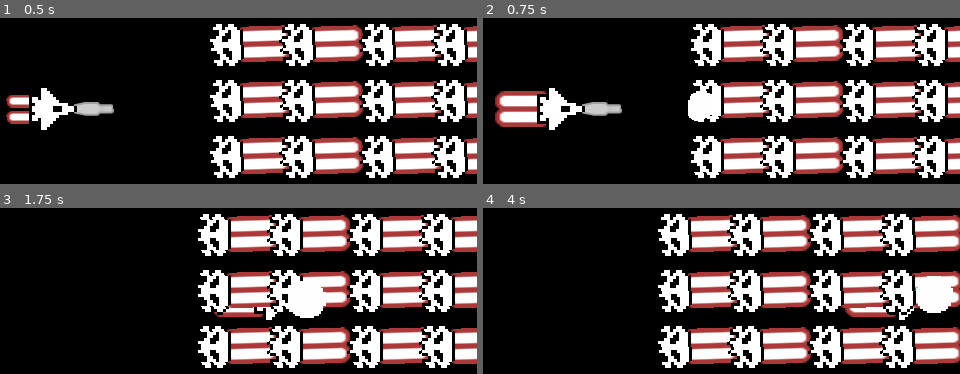
Above: before the commit, frames 1-4 (two rows, left to right).
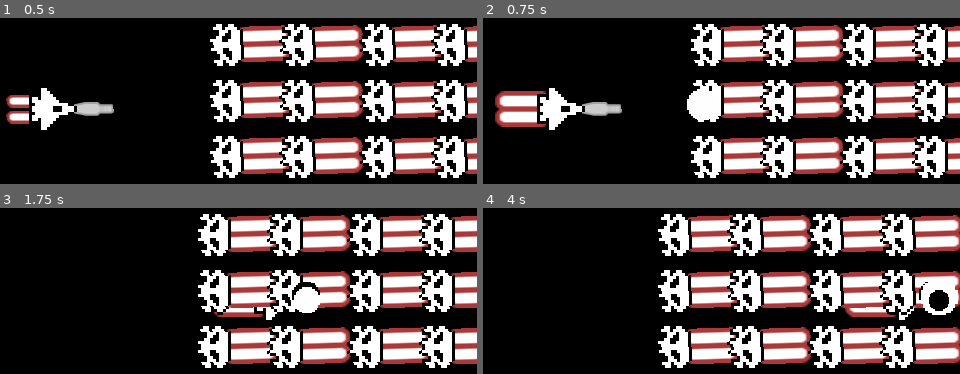
Above: after the commit, the same moments.

Repository: fguillen/FlyingCandies
Game: Godot game, scene res://SpaceShooterScene.tscn
The game is run twice, just before and just after one commit, with the same random seed, the same clock (stepped at 60 frames per second) and the same inputs.
Inputs:
- Up to frame 1 (0.5 s): no input
- Up to frame 2 (0.75 s): tap Enter (ui_accept) at 0.5 s; hold Right (ui_right) from 0.53 s (still down)
- Up to frame 3 (1.75 s): keep holding Right (ui_right); tap Enter (ui_accept) at 0.77, 1.52 s
- Up to frame 4 (4 s): release Right (ui_right) at 2.03 s; hold Left (ui_left) 2.03-2.78 s; hold Right (ui_right) from 2.78 s (still down); tap Enter (ui_accept) at 3.02, 3.77 s

Frame 1 is identical in both runs. In frame 2, 0.1% of the frame differs, in the area x 42-49%, y 42-63%; in frame 3, 0.5%; in frame 4, 0.7%, in the area x 90-100%, y 40-65%.

Commit message:
Particles random sprite

Diff:
--- a/Character/Feedback/FeedbackParticles.tscn
+++ b/Character/Feedback/FeedbackParticles.tscn
@@ -1,9 +1,13 @@
 [gd_scene load_steps=4 format=2]
 
-[ext_resource path="res://Assets/Circle.png" type="Texture" id=1]
+[ext_resource path="res://Assets/CirclesWhiteAndBlack.png" type="Texture" id=1]
 [ext_resource path="res://Character/Feedback/FeedbackParticles.gd" type="Script" id=2]
 
 [sub_resource type="CanvasItemMaterial" id=1]
+particles_animation = true
+particles_anim_h_frames = 2
+particles_anim_v_frames = 1
+particles_anim_loop = false
 
 [node name="FeedbackParticles" type="Node2D"]
 script = ExtResource( 2 )
@@ -13,10 +17,9 @@
 rotation = 0.000824572
 z_index = 10
 emitting = false
-amount = 2
+amount = 3
 lifetime = 0.2
 one_shot = true
-explosiveness = 1.0
 local_coords = false
 texture = ExtResource( 1 )
 emission_shape = 1
@@ -25,3 +28,5 @@
 gravity = Vector2( 0, 0 )
 scale_amount = 2.5
 scale_amount_random = 1.0
+anim_offset = 1.0
+anim_offset_random = 1.0
Binary file added: Assets/CircleBlack.png
Not shown, added: Assets/CircleBlack.png.import
Binary file added: Assets/CirclesWhiteAndBlack.png
Not shown, added: Assets/CirclesWhiteAndBlack.png.import
